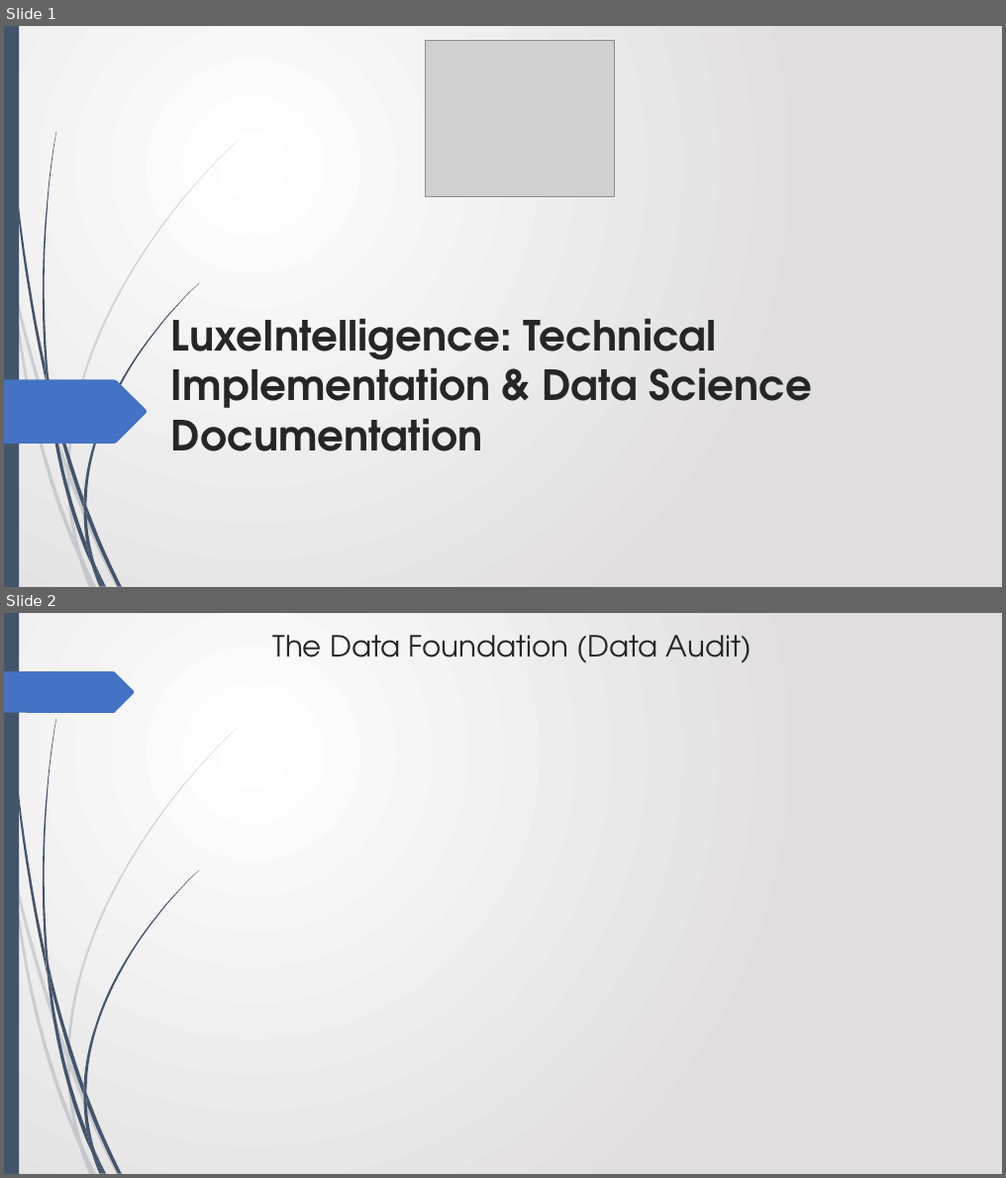
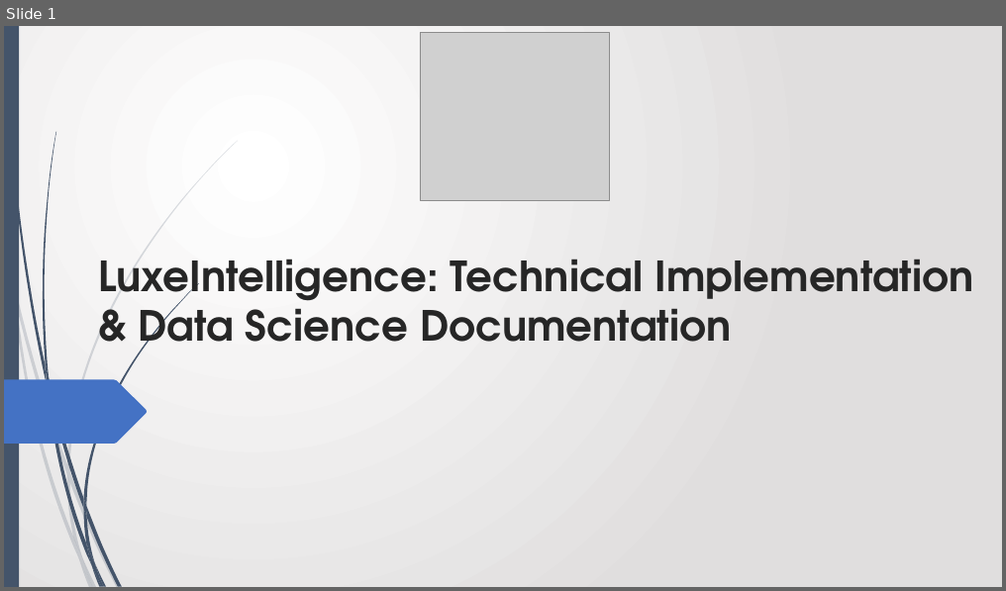
Before and after one commit to Avinash-patnaik/schumacher-customer-segmentation, a slide deck: luxeintelligence.pptx. Shown one above the other, each under a label of ours: slides 1 and 2 before the commit, slide 1 after it. The pictures are 1006x1178 and 1006x591 pixels, drawn with LibreOffice and Linux fonts; fonts in the diff are those of the drawing; grey boxes stand for pictures. Boxes give left, top, right and bottom in pixels: in the first picture for what was removed or moved away, otherwise in the second. Text is boxed around its words. In the diff, an @@ line names an element or a change of style, - is before the commit and + after.

Commit message:
data: change in the ppt data

```diff
--- a/luxeintelligence.pptx
+++ b/luxeintelligence.pptx
@@ slide 2 removed at (4, 613, 1002, 1174), background gradient #FFFFFF to #E1DFDF; not listed: 23 template elements that a slide beside it also shows @@
@@ title removed at (273, 635, 751, 663) @@
-The Data Foundation (Data Audit)
@@ freeform shape removed at (4, 671, 135, 713) @@
@@ slide 1 changed as well @@
@@ picture: place and size @@
-picture at (425, 40, 614, 196)
+picture at (420, 32, 609, 200)
@@ title "LuxeIntelligence: Technical Implementation & Data ..." rewrapped from (171, 306, 812, 452) to (98, 259, 973, 357) @@
```
Also in this commit, not shown: 3 slides added.
